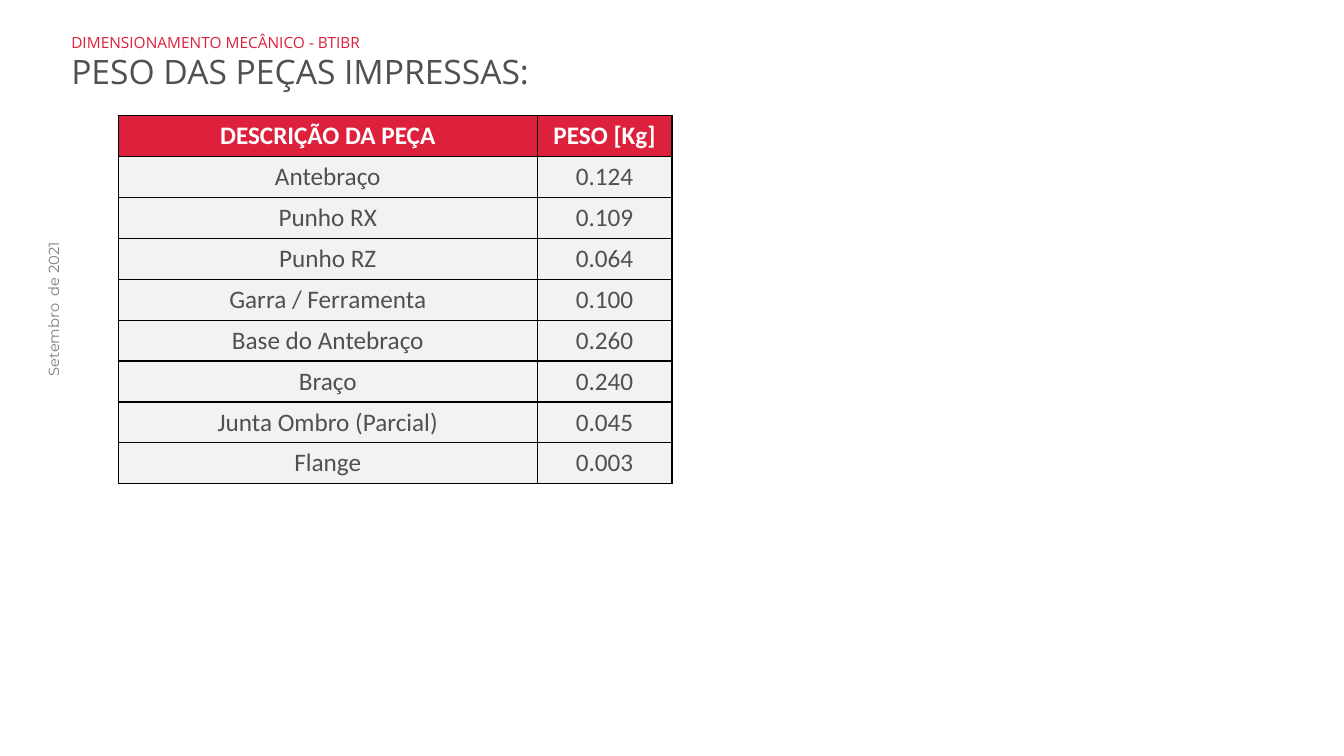
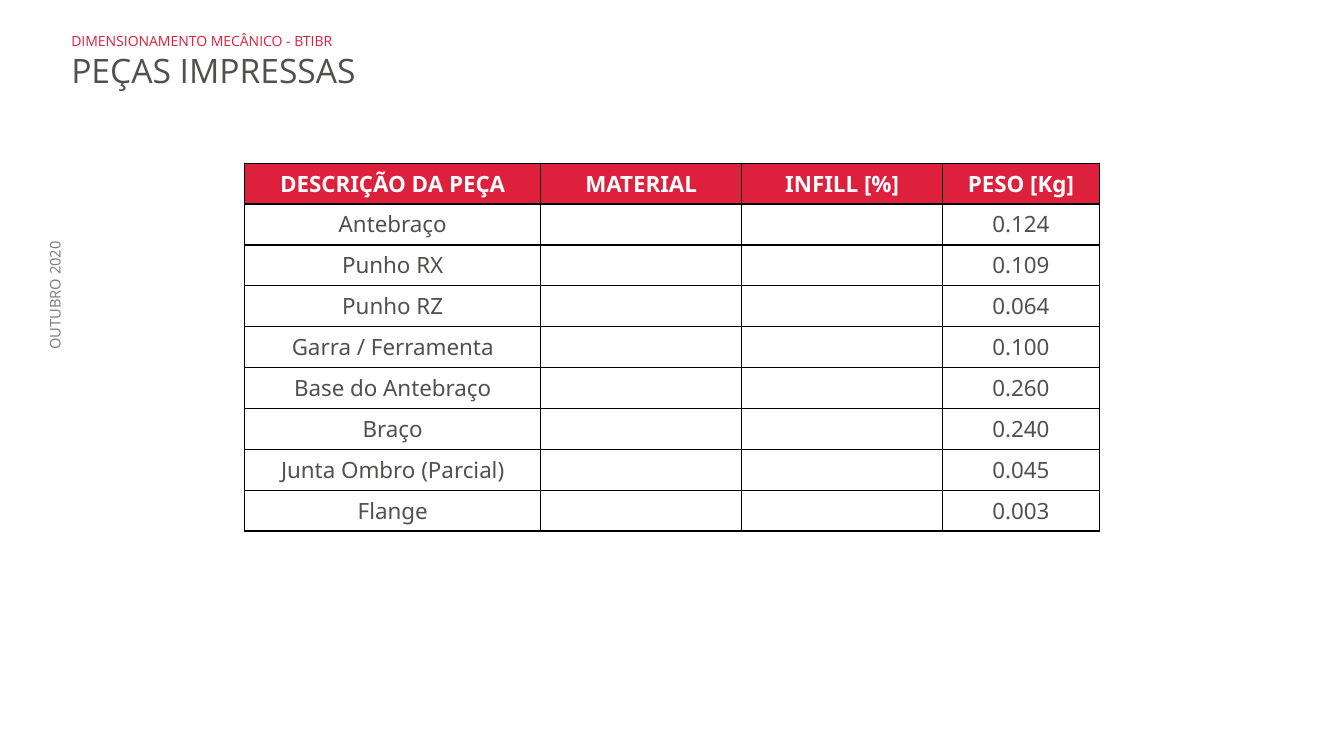
Before and after one commit to BTIBR/Projeto-Mecanico, a slide deck: slide 4 of Arquivos Gerais/Análises e Cálculos/Dimensionamento Mecânico BTIBR.pptx. Drawn at 1344x756 pixels with LibreOffice and Linux fonts; fonts in the diff are those of the drawing; background and template pictures are left out. Boxes give left, top, right and bottom in pixels: in the first picture for what was removed or moved away, otherwise in the second. Text is boxed around its words. In the diff, an @@ line names an element or a change of style, - is before the commit and + after.

Commit message:
Update do Dimensionamento

```diff
--- a/Arquivos Gerais/Análises e Cálculos/Dimensionamento Mecânico BTIBR.pptx
+++ b/Arquivos Gerais/Análises e Cálculos/Dimensionamento Mecânico BTIBR.pptx
@@ text at <box>71,58,356,91</box>: text changed @@
-PESO DAS PEÇAS IMPRESSAS:
+PEÇAS IMPRESSAS
@@ text at <box>71,33,332,46</box>: size 11 to 10 pt in "DIMENSIONAMENTO MECÂNICO - BTIBR" @@
@@ table at <box>245,163,1099,531</box> @@
+column 2: MATERIAL |  |  |  |  |  |  |  | 
+column 3: INFILL [%] |  |  |  |  |  |  |  | 
@@ table: place and size @@
-table at <box>118,116,673,484</box>
+table at <box>245,163,1099,531</box>
@@ text removed at <box>43,245,63,375</box> @@
-Setembro de 2021
@@ text added at <box>45,244,65,348</box>, 10.5 pt, text #808080 @@
+OUTUBRO 2020
```
Also in this commit, not shown: 7 other slides changed, 13 slides added, 44 other files.
